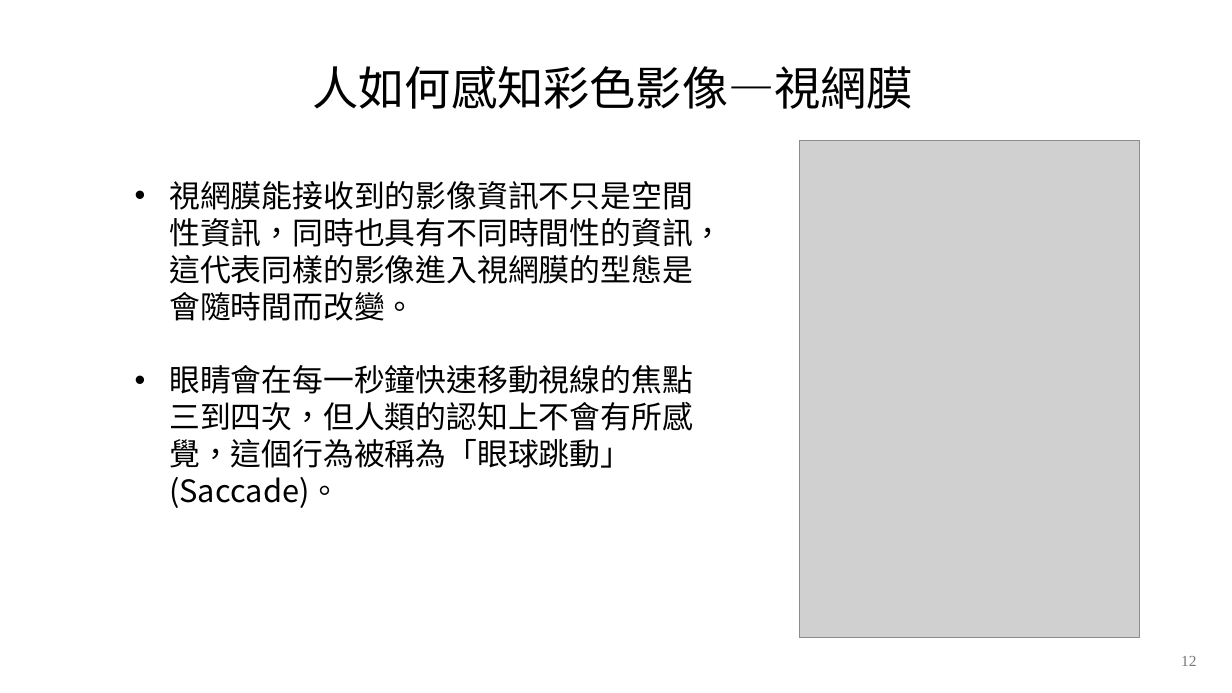
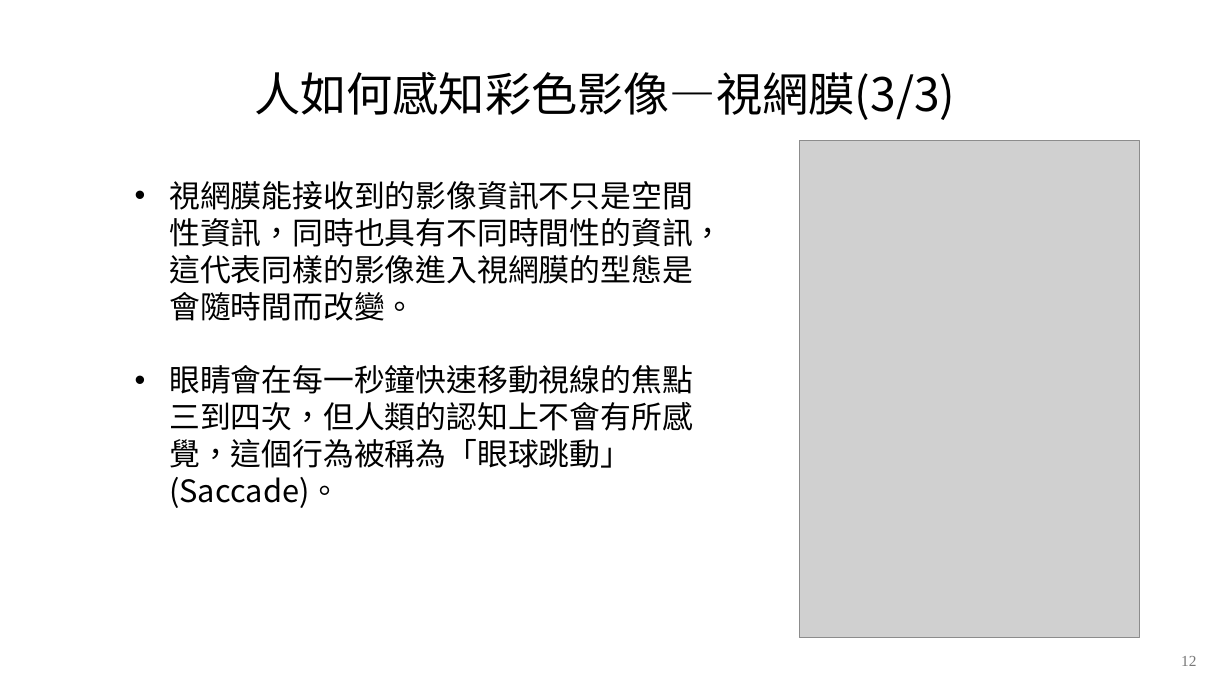
Before and after one commit to Cobra30621/RGB_SFM_V2, a slide deck: slide 12 of 文件/ppt/簡報.pptx. Drawn at 1232x693 pixels with LibreOffice and Linux fonts; fonts in the diff are those of the drawing; grey boxes stand for pictures; background and template pictures are left out. Boxes give left, top, right and bottom in pixels: in the first picture for what was removed or moved away, otherwise in the second. Text is boxed around its words. In the diff, an @@ line names an element or a change of style, - is before the commit and + after.

```diff
--- a/文件/ppt/簡報.pptx
+++ b/文件/ppt/簡報.pptx
@@ text at (254, 72, 955, 120): text changed @@
-人如何感知彩色影像—視網膜
+人如何感知彩色影像—視網膜(3/3)
```
Also in this commit, not shown: 3 other slides changed, 2 slides added, 2 slides removed, 5 other files.
